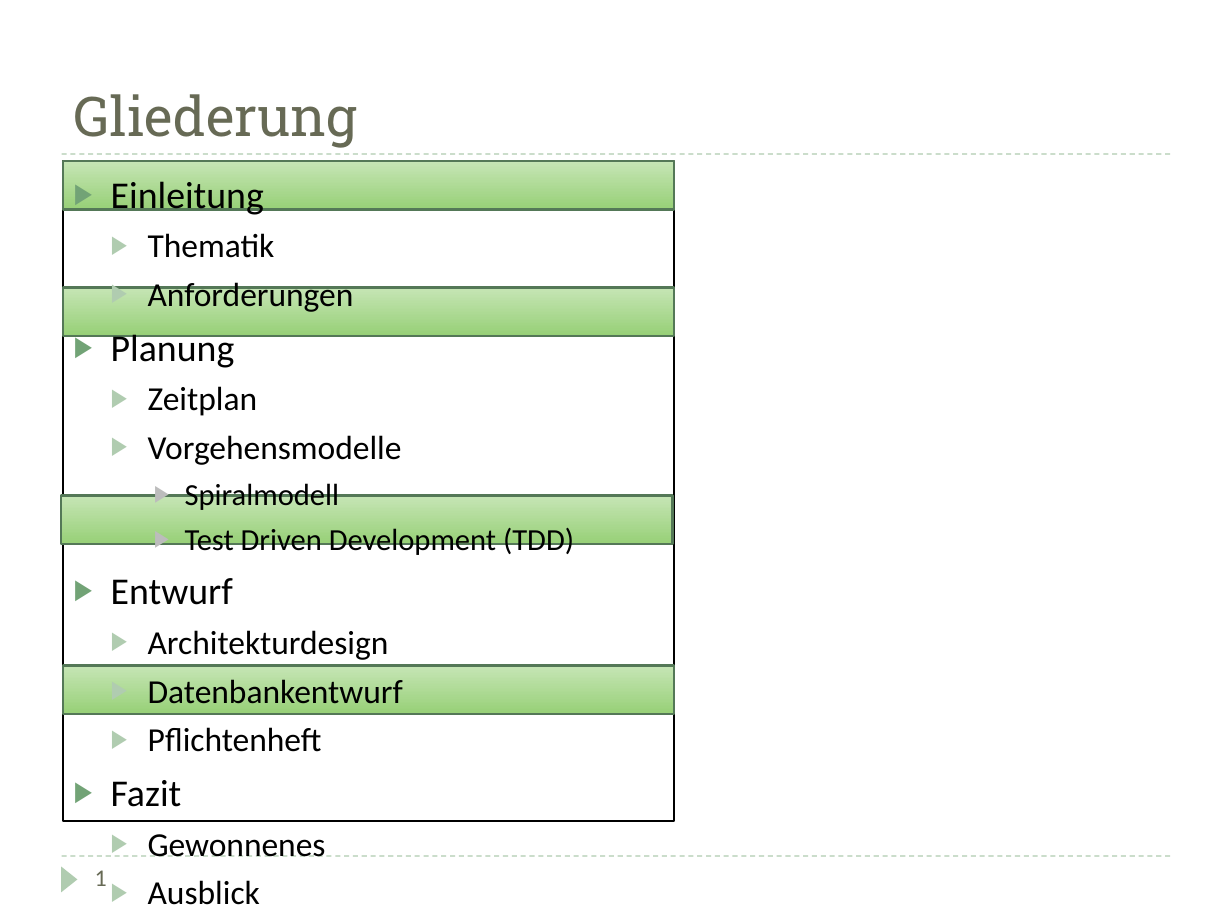
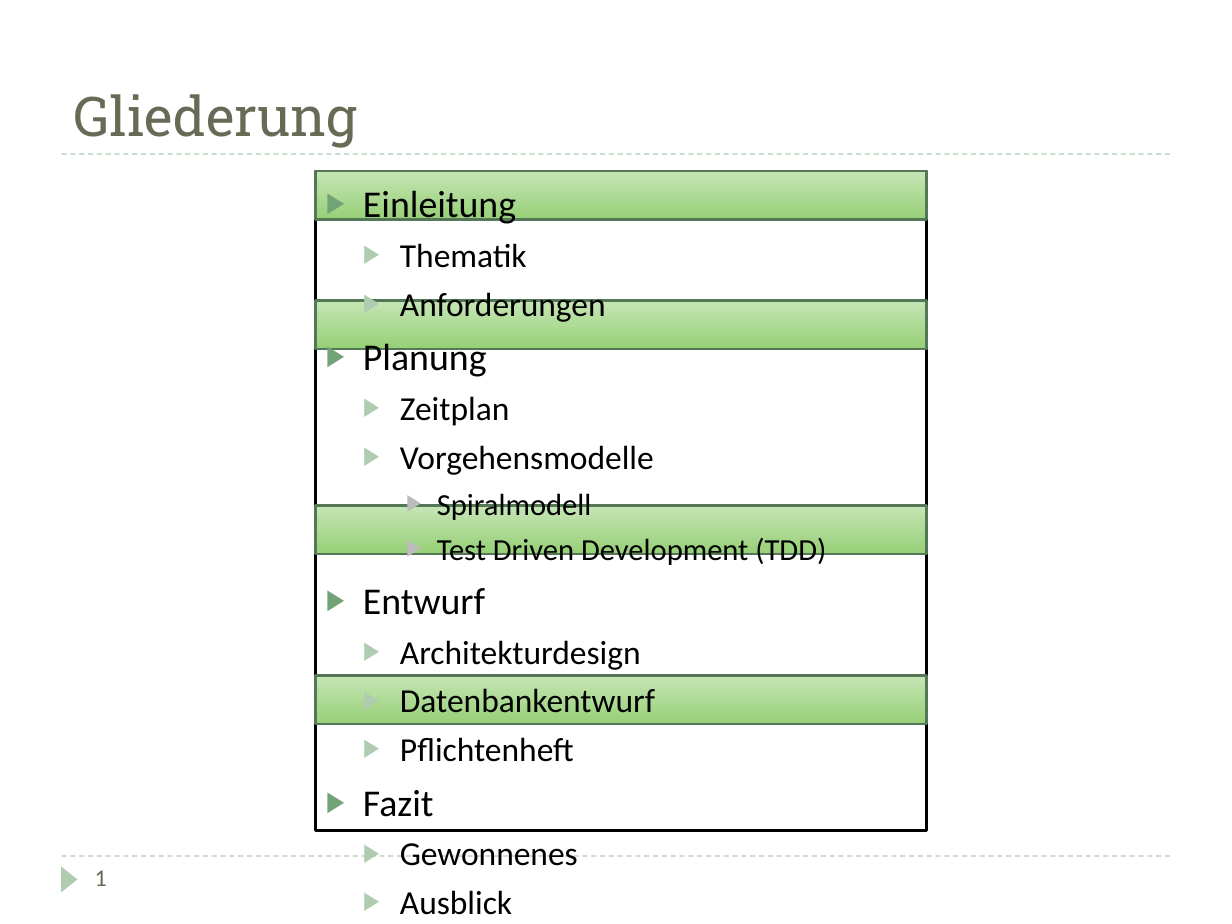
Before and after one commit to DarksideCode/Inventory-Management-System, a slide deck: slide 2 of Doku/Präsentation.pptx. Drawn at 1232x924 pixels with LibreOffice and Linux fonts; fonts in the diff are those of the drawing. Boxes give left, top, right and bottom in pixels: in the first picture for what was removed or moved away, otherwise in the second. Text is boxed around its words. In the diff, an @@ line names an element or a change of style, - is before the commit and + after.

```diff
--- a/Doku/Präsentation.pptx
+++ b/Doku/Präsentation.pptx
@@ rectangle: place and size @@
-rectangle at box(63, 287, 674, 335)
+rectangle at box(315, 301, 926, 349)
@@ rectangle: place and size @@
-rectangle at box(62, 495, 673, 543)
+rectangle at box(315, 505, 926, 553)
@@ 3 rectangles, 1 text: place and size @@
-3 rectangles, 1 text at box(63, 161, 674, 905)
+3 rectangles, 1 text at box(315, 171, 926, 915)
```
Also in this commit, not shown: 9 other slides changed, 4 slides added, 4 slides removed, 2 other files.
